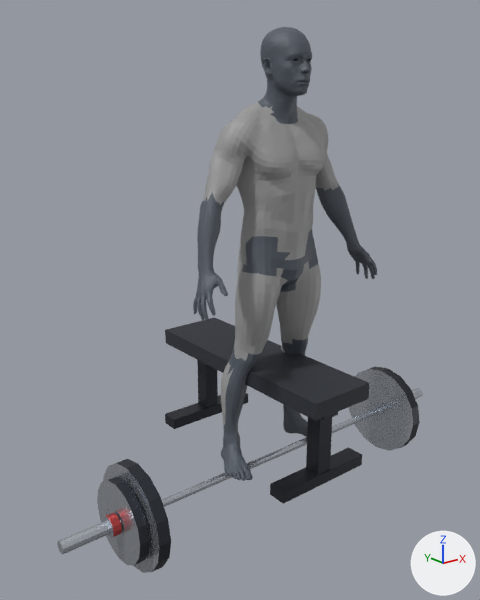
Renders of the glTF model mobile/assets/3d_bundled/barbell_bench_press.glb from each side of a commit.
One viewpoint serves both versions: a 50 mm lens placed at (-1.783, -1.967, 1.552), pointed at (-0.076, 0.167, 0.699). Every picture has the same lights, and +X, +Y and +Z are marked at lower right. The older version comes first. Where no turn or scale is listed for an object, it has been applied to the vertices. Vertices at exactly the same position are counted once.

The first picture shows 'Body_Head_Neck', 'Body_Joints_Hands_Feet', 'Equip_Barbell', 'Equip_Bench', 'Mesh_Muscle_Abs_Core', 'Mesh_Muscle_Biceps', 'Mesh_Muscle_Chest', 'Mesh_Muscle_Quads', 'Mesh_Muscle_Shoulders', 'Mesh_Muscle_Traps' and 5 more.
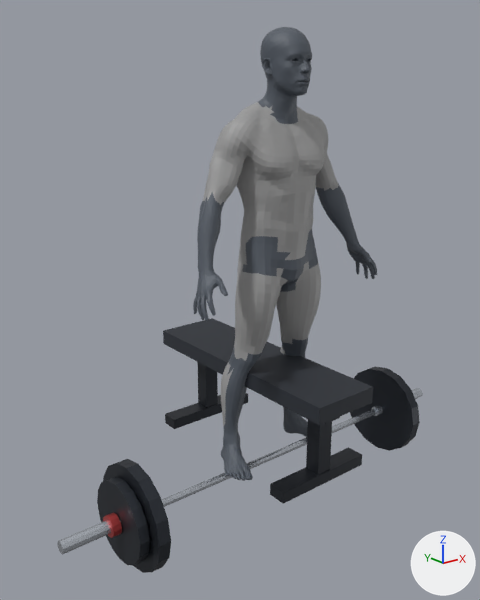
Where the change shows, as pixel boxes (x1, y1, x2, y2) in the pictures (480 x 600 px; the box of a moved part takes in the faces that stretch with it):
'Equip_Bench', reshaped: before (165, 317, 369, 504); after (163, 318, 373, 504)
part 1 of me_equip_barbell, moved or reshaped: before (349, 367, 420, 451); after (103, 377, 420, 538)
part 2 of me_equip_barbell, moved or reshaped: before (103, 513, 115, 538); after (350, 369, 420, 451)
part 3 of me_equip_barbell, recoloured: (97, 369, 413, 573) in both
part 4 of me_equip_barbell, recoloured: after (108, 514, 122, 538)
part 5 of me_equip_barbell, recoloured: before (108, 514, 122, 538); after (370, 367, 414, 448)
part 6 of me_equip_bench, moved or reshaped (mostly hidden): before (321, 412, 338, 421); after (325, 417, 340, 424)
part 7 of me_equip_bench, moved or reshaped: before (165, 317, 369, 421); after (163, 318, 373, 425)

The change, as a list of edits to the scene's bpy script:
```text
Change me_equip_barbell:
    where me_equip_barbell.from_pydata(...)  # 236 vertices, 436 faces; spans x -1.03..1.03, y -0.21..0.21, z -0.21..0.21
    me_equip_barbell part 1: 64 of 236 vertices moved; they spanned x 0.7..0.8, y -0.21..0.21, z -0.21..0.21 and now span x -0.84..0.8, y -0.21..0.16, z -0.16..0.2; mean shift (-0.58, -0.02, 0.01); largest move (0.8, 0.12, -0.12) -> (-0.84, -0.04, 0.02)
    me_equip_barbell part 2
    me_equip_barbell.vertices[124].co: (-0.81, 0.0, 0.04) -> (0.7, 0.0, 0.21)  # pixel (115, 513) -> pixel (381, 370)
    me_equip_barbell.vertices[125].co: (-0.84, 0.0, 0.04) -> (0.75, 0.0, 0.21)  # pixel (107, 517) -> pixel (387, 368)
    me_equip_barbell.vertices[126].co: (-0.81, -0.02, 0.04) -> (0.7, 0.08, 0.2)  # pixel (118, 517) -> pixel (368, 368)
    me_equip_barbell.vertices[127].co: (-0.84, -0.02, 0.04) -> (0.75, 0.08, 0.2)  # pixel (110, 521) -> pixel (375, 366)
    me_equip_barbell.vertices[128].co: (-0.81, -0.04, 0.02) -> (0.7, 0.15, 0.15)  # pixel (120, 523) -> pixel (357, 372)
    me_equip_barbell.vertices[129].co: (-0.84, -0.04, 0.02) -> (0.75, 0.15, 0.15)  # pixel (112, 526) -> pixel (364, 370)
    me_equip_barbell.vertices[130].co: (-0.81, -0.04, 0.0) -> (0.7, 0.2, 0.08)  # pixel (121, 528) -> not seen
    me_equip_barbell.vertices[131].co: (-0.84, -0.04, 0.0) -> (0.75, 0.2, 0.08)  # pixel (113, 532) -> not seen
    me_equip_barbell.vertices[132].co: (-0.81, -0.04, -0.02) -> (0.7, 0.21, 0.0)  # pixel (121, 532) -> not seen
    me_equip_barbell.vertices[133].co: (-0.84, -0.04, -0.02) -> (0.75, 0.21, 0.0)  # pixel (113, 536) -> not seen
    me_equip_barbell.vertices[134].co: (-0.81, -0.02, -0.04) -> (0.7, 0.2, -0.08)  # pixel (119, 534) -> not seen
    me_equip_barbell.vertices[135].co: (-0.84, -0.02, -0.04) -> (0.75, 0.2, -0.08)  # pixel (111, 538) -> not seen
    me_equip_barbell.vertices[136].co: (-0.81, 0.0, -0.04) -> (0.7, 0.15, -0.15)  # not seen -> pixel (354, 425)
    me_equip_barbell.vertices[137].co: (-0.84, 0.0, -0.04) -> (0.75, 0.15, -0.15)  # pixel (108, 536) -> not seen
    me_equip_barbell.vertices[138].co: (-0.81, 0.02, -0.04) -> (0.7, 0.08, -0.2)  # not seen -> pixel (364, 438)
    me_equip_barbell.vertices[139].co: (-0.84, 0.02, -0.04) -> (0.75, 0.08, -0.2)
    me_equip_barbell.vertices[140].co: (-0.81, 0.04, -0.02) -> (0.7, 0.0, -0.21)  # not seen -> pixel (376, 447)
    me_equip_barbell.vertices[141].co: (-0.84, 0.04, -0.02) -> (0.75, 0.0, -0.21)
    me_equip_barbell.vertices[142].co: (-0.81, 0.04, 0.0) -> (0.7, -0.08, -0.2)  # not seen -> pixel (388, 450)
    me_equip_barbell.vertices[143].co: (-0.84, 0.04, 0.0) -> (0.75, -0.08, -0.2)  # pixel (102, 521) -> not seen
    me_equip_barbell.vertices[144].co: (-0.81, 0.04, 0.02) -> (0.7, -0.15, -0.15)  # pixel (111, 513) -> pixel (400, 447)
    me_equip_barbell.vertices[145].co: (-0.84, 0.04, 0.02) -> (0.75, -0.15, -0.15)  # pixel (103, 517) -> pixel (406, 444)
    me_equip_barbell.vertices[146].co: (-0.81, 0.02, 0.04) -> (0.7, -0.2, -0.08)  # pixel (113, 512) -> pixel (409, 439)
    me_equip_barbell.vertices[147].co: (-0.84, 0.02, 0.04) -> (0.75, -0.2, -0.08)  # pixel (104, 515) -> pixel (415, 436)
    me_equip_barbell part 3: 77 faces spanning x -0.8..0.8, y -0.21..0.21, z -0.21..0.21 switch from mat_mat_equip_steel (light grey #c8ced7) to mat_mat_equip_iron (dark grey #3c4048)
    me_equip_barbell part 4: 22 faces spanning x -0.84..-0.81, y -0.04..0.04, z -0.04..0.04 switch from mat_mat_equip_iron (dark grey #3c4048) to mat_mat_equip_collar (red #d35050)
    me_equip_barbell part 5: 22 faces spanning x 0.7..0.75, y -0.2..0.21, z -0.21..0.21 switch from mat_mat_equip_collar (red #d35050) to mat_mat_equip_iron (dark grey #3c4048)
Change me_equip_bench:
    remove me_equip_bench.from_pydata(...)  # 48 vertices, 72 faces; spans x -0.23..0.23, y -0.38..0.66, z 0.0..0.44
    add me_equip_bench.from_pydata(...)  # 48 vertices, 72 faces; spans x -0.23..0.23, y -0.4..0.68, z 0.0..0.43
    me_equip_bench part 6: the loose piece of 8 vertices spanning x -0.04..0.04, y -0.32..0.6, z 0.31..0.37 is scaled about its middle by (1, 1.02, 1), then moved by (0.0, 0.0, -0.01)
    me_equip_bench part 7: the loose piece of 8 vertices spanning x -0.15..0.15, y -0.38..0.66, z 0.37..0.44 is scaled about its middle by (1, 1.04, 1), then moved by (0.0, 0.0, -0.01)
    other edits to the shape of me_equip_bench do not show in these pictures
```
